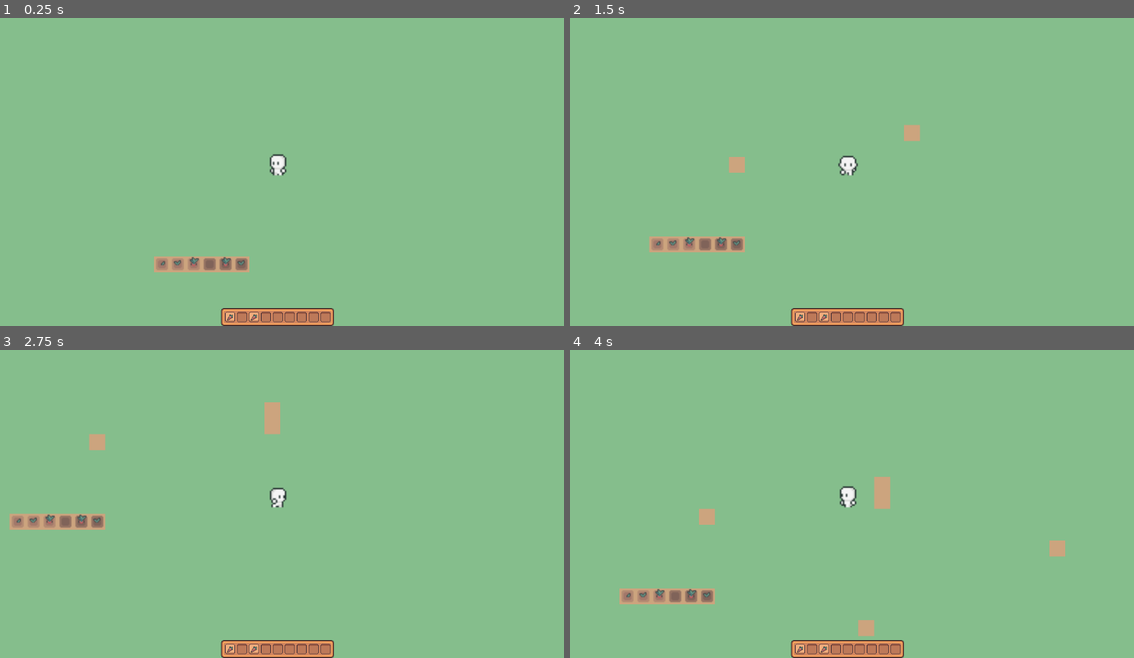
Above: before the commit, frames 1-4 (two rows, left to right).
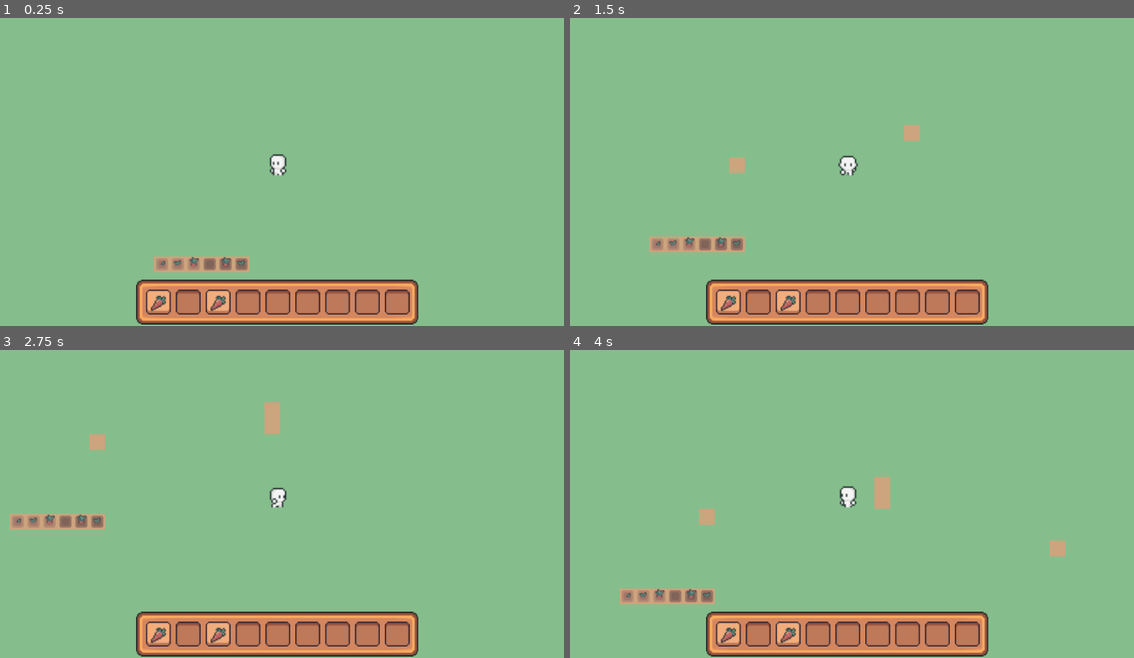
Above: after the commit, the same moments.

Repository: LaClimSx/Back-to-the-roots
Game: Godot game, scene res://Scenes/world.tscn
Two runs of this game, one before a commit and one after it. Both use one fixed random seed, a clock stepped at 60 frames per second and the inputs below.
Inputs (mouse positions are in pixels of both pictures, inside the frame that each line leads up to):
- Up to frame 1 (0.25 s): no input
- Up to frame 2 (1.5 s): tap Enter at 0.5 s; move the mouse to (976, 147) at 0.52 s; hold Right (move_right) 0.53-1.28 s; right-click (976, 147) at 0.6 s; move the mouse to (733, 181) at 1.27 s; hold Down (move_down) from 1.28 s (still down); right-click (733, 181) at 1.35 s
- Up to frame 3 (2.75 s): move the mouse to (332, 427) at 2.02 s; release Down (move_down) at 2.03 s; hold Right (move_right) from 2.03 s (still down); right-click (332, 427) at 2.1 s
- Up to frame 4 (4 s): move the mouse to (818, 562) at 2.77 s; release Right (move_right) at 2.78 s; hold Up (move_up) 2.78-3.53 s; right-click (818, 562) at 2.85 s; move the mouse to (1021, 544) at 3.52 s; hold Left (move_left) from 3.53 s (still down); right-click (1021, 544) at 3.6 s

The runs differ from the first frame. In frame 1, 7.1% of the frame differs, in the area x 24-75%, y 84-100%; in frame 2, 7.1%; in frame 3, 7.1%; in frame 4, 7.1%.

Commit message:
feat: resize inventory

Diff:
--- a/Scenes/inventory_gui.tscn
+++ b/Scenes/inventory_gui.tscn
@@ -14,6 +14,7 @@
 offset_bottom = -612.0
 grow_horizontal = 2
 grow_vertical = 2
+scale = Vector2(2.5, 2.5)
 size_flags_horizontal = 4
 size_flags_vertical = 4
 script = ExtResource("1_7bajx")
--- a/Scenes/world.tscn
+++ b/Scenes/world.tscn
@@ -122,9 +122,9 @@
 anchor_left = 0.5
 anchor_top = 1.0
 anchor_right = 0.5
-offset_left = -113.5
-offset_top = -36.0
-offset_right = 113.5
-offset_bottom = 0.0
+offset_left = -284.0
+offset_top = -92.9999
+offset_right = -57.0
+offset_bottom = -56.9999
 grow_vertical = 0
 size_flags_vertical = 0
Not shown: 1 places in Scenes/world.tscn that only renumber resources
